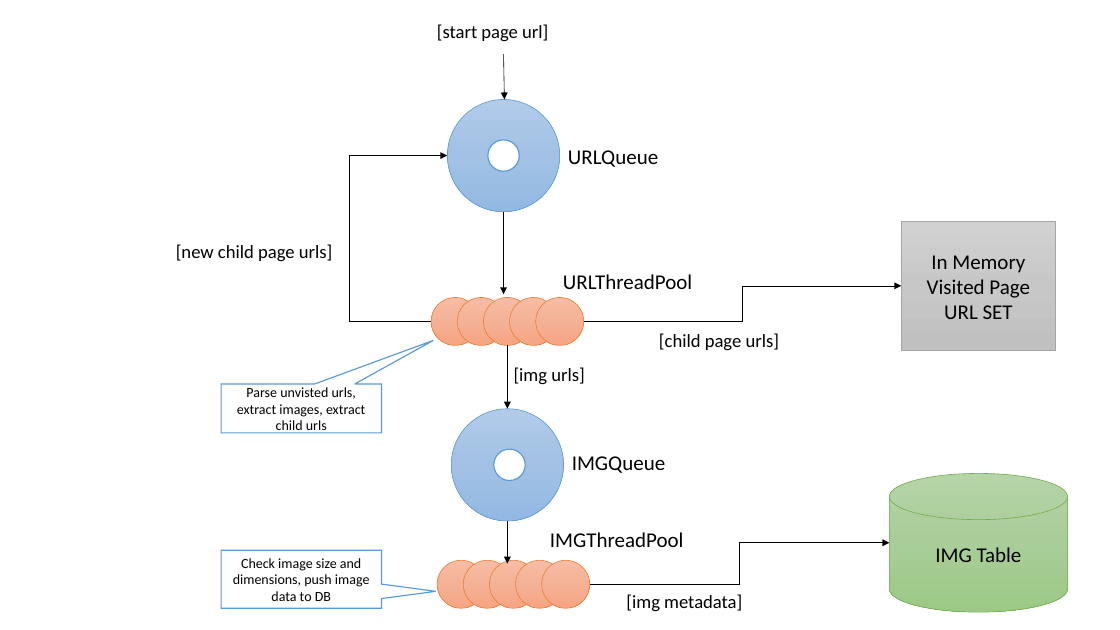
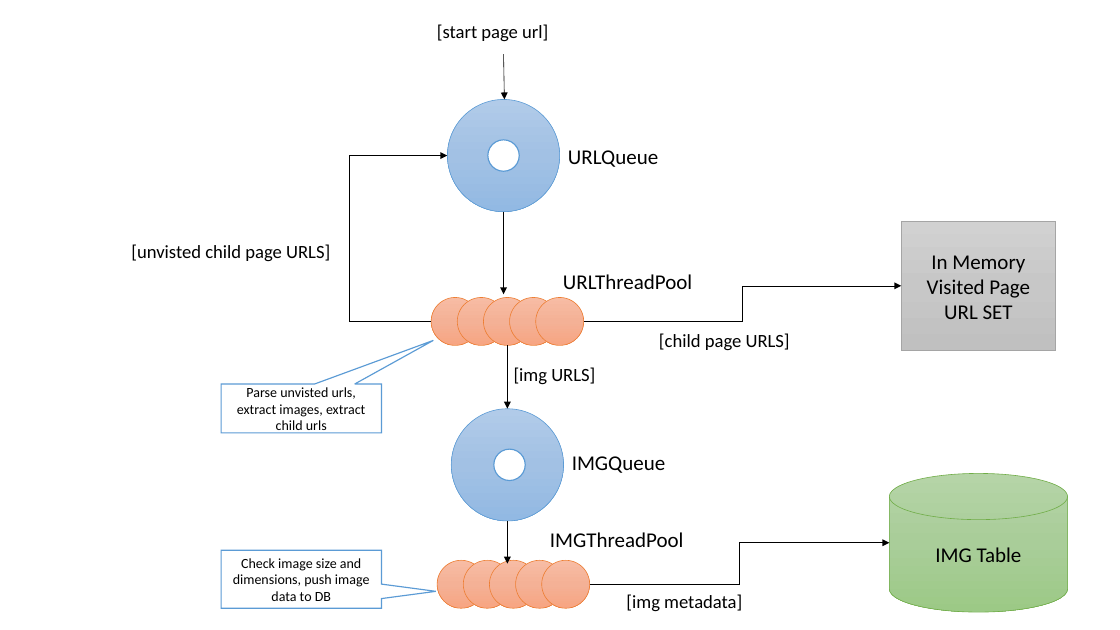
Before and after one commit to datim/squid, a slide deck: slide 2 of docs/design.pptx (slide 4 before the commit). Drawn at 1120x630 pixels with LibreOffice and Linux fonts; fonts in the diff are those of the drawing. Boxes give left, top, right and bottom in pixels: in the first picture for what was removed or moved away, otherwise in the second. Text is boxed around its words. In the diff, an @@ line names an element or a change of style, - is before the commit and + after.

```diff
--- a/docs/design.pptx
+++ b/docs/design.pptx
@@ text at (131,244,330,262): text changed @@
-[new child page urls]
+[unvisted child page URLS]
@@ text at (659,333,790,351): text changed @@
-[child page urls]
+[child page URLS]
@@ text at (514,367,595,385): text changed @@
-[img urls]
+[img URLS]
```
Also in this commit, not shown: 2 other slides changed, 2 slides added, 3 slides removed, 7 other files.
